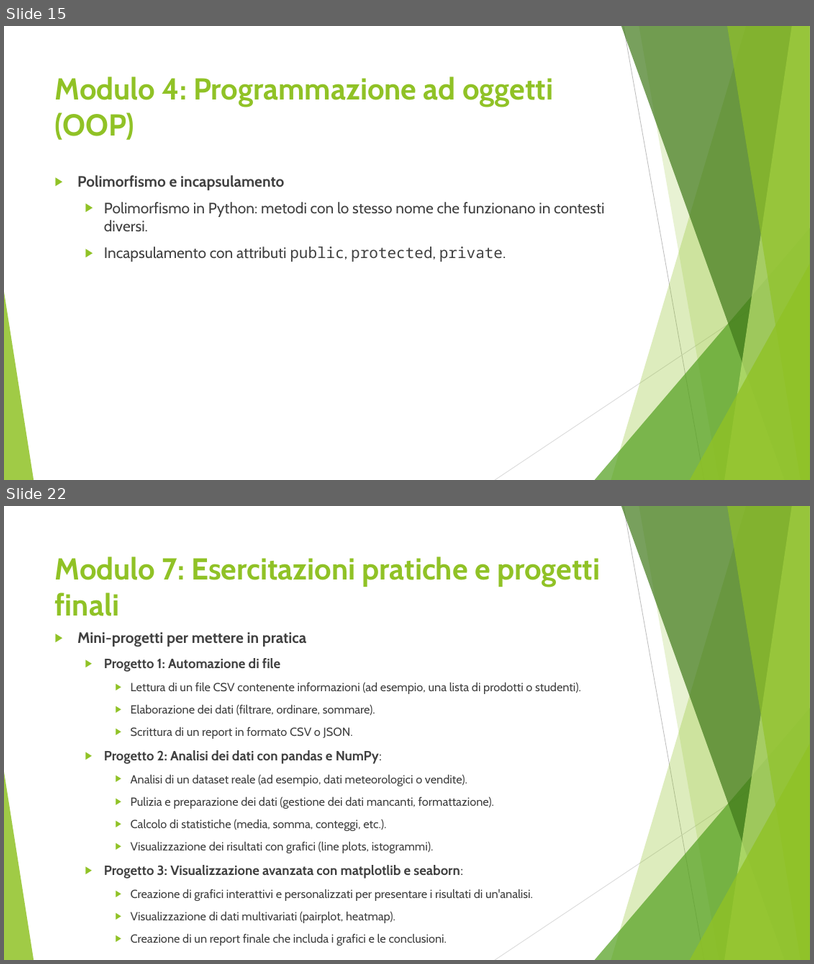
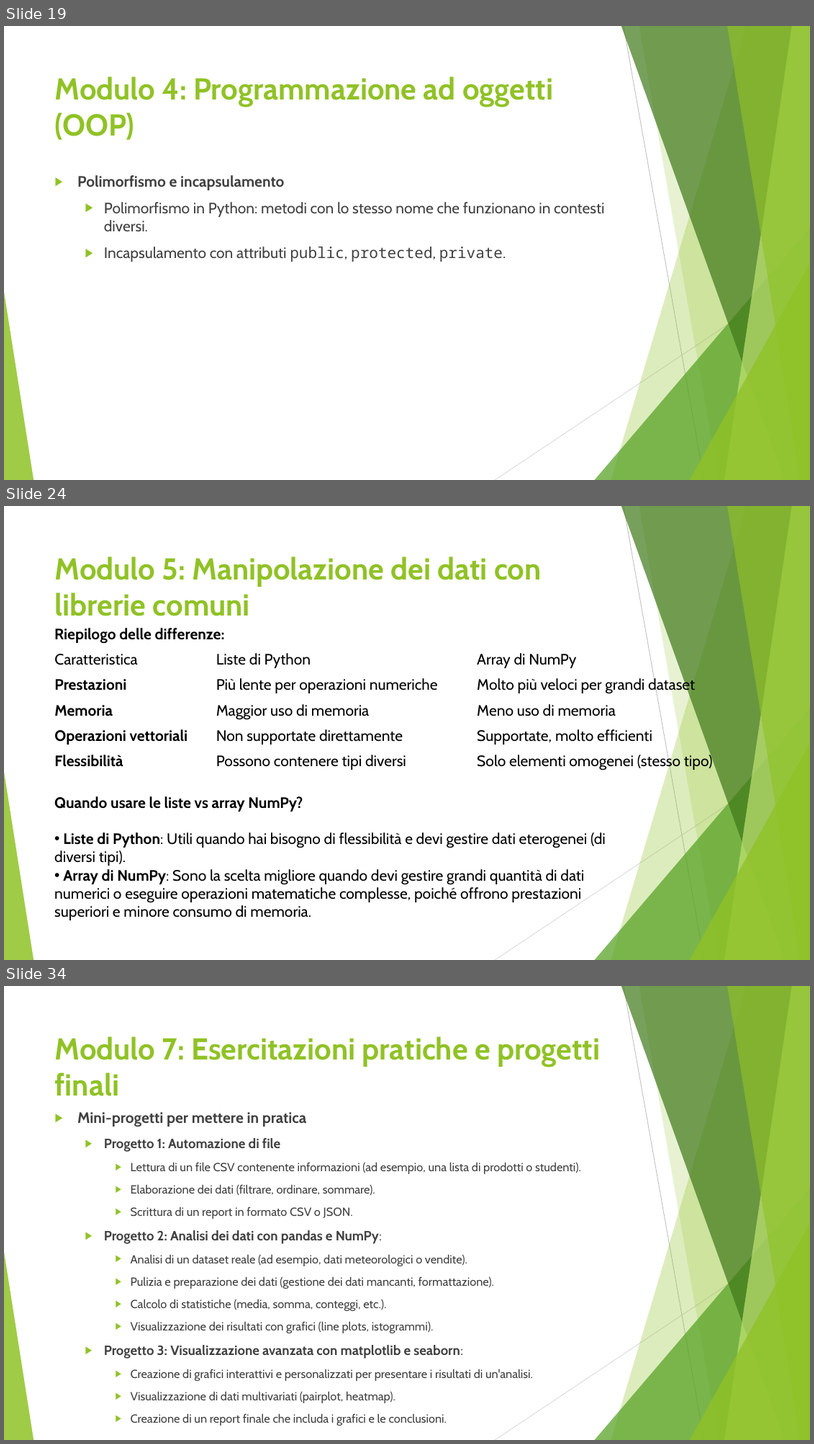
Before and after one commit to giukix/CorsoPython, a slide deck: doc/Corso di Python.pptx. Shown one above the other, each under a label of ours: slides 15 and 22 before the commit, slides 19, 24 and 34 after it; the slides between them are not shown. The pictures are 814x964 and 814x1444 pixels, drawn with LibreOffice and Linux fonts; fonts in the diff are those of the drawing. Boxes give left, top, right and bottom in pixels: in the first picture for what was removed or moved away, otherwise in the second. Text is boxed around its words. In the diff, an @@ line names an element or a change of style, - is before the commit and + after.

Commit message:
Modulo 6 e aggiornamento presentazione

```diff
--- a/doc/Corso di Python.pptx
+++ b/doc/Corso di Python.pptx
@@ slide 24 added at [4, 506, 810, 960], background #FFFFFF; not listed: 10 template elements that a slide beside it also shows @@
@@ title added at [55, 556, 541, 616], 36 pt, text #90C226, bold @@
+Modulo 5: Manipolazione dei dati con librerie comuni
@@ text added at [54, 628, 225, 644], 18 pt, text #000000, bold @@
+Riepilogo delle differenze:
@@ table added at [49, 647, 751, 773], 5 rows, 3 columns @@
+Caratteristica | Liste di Python | Array di NumPy
+Prestazioni | Più lente per operazioni numeriche | Molto più veloci per grandi dataset
+Memoria | Maggior uso di memoria | Meno uso di memoria
+Operazioni vettoriali | Non supportate direttamente | Supportate, molto efficienti
+Flessibilità | Possono contenere tipi diversi | Solo elementi omogenei (stesso tipo)
@@ text added at [54, 796, 606, 920], 18 pt, text #000000 @@
+Quando usare le liste vs array NumPy?
+• Liste di Python: Utili quando hai bisogno di flessibilità e devi gestire dati eterogenei (di diversi tipi).
+• Array di NumPy: Sono la scelta migliore quando devi gestire grandi quantità di dati numerici o eseguire operazioni matematiche complesse, poiché offrono prestazioni superiori e minore consumo di memoria.
@@ what was slide 15 is now slide 19 @@
@@ what was slide 22 is now slide 34 @@
```
Also in this commit, not shown: 11 slides changed, 13 other slides added, 2 slides removed, 3 other files.
